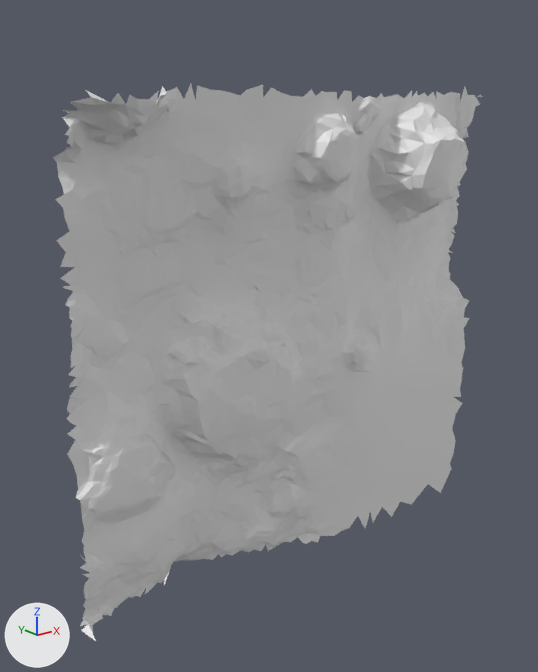
The glTF model moon small_tiles/tile_194.glb as it was, and as the next commit left it.
Before and after are seen from a 50 mm lens placed at (-6.29, 22.84, 4.92), pointed at (-1.59, 28.71, 2.57). Arrows for +X, +Y and +Z are at lower left; the lights stay in place. The picture after the commit comes second. Vertices at exactly the same position are counted once.

The scene before the commit, as lines of its bpy script (objects in view):
```python
me_t194 = bpy.data.meshes.new('t194')
me_t194.from_pydata(...)  # 3783 vertices, 7281 faces; spans x -3.94..1.38, y 27.85..29.17, z -0.12..5.1
ob_t194 = bpy.data.objects.new('t194', me_t194)
ob_t194.location = (0.0, 0.0, 0.0)
```
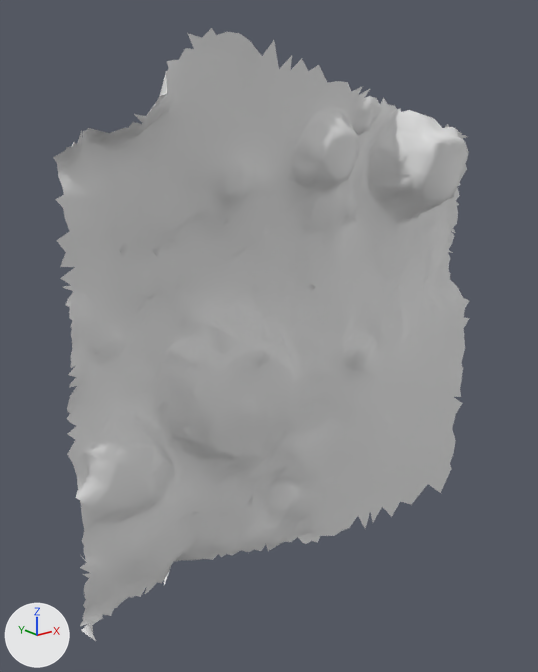
Patch to the scene script:
```diff
--- a/moon small_tiles/tile_194.glb.py
+++ b/moon small_tiles/tile_194.glb.py
@@ me_t194 @@
 # used by ob_t194; location = (0.0, 0.0, 0.0)
-me_t194.from_pydata(...)  # 3783 vertices, 7281 faces; spans x -3.94..1.38, y 27.85..29.17, z -0.12..5.1
+me_t194.from_pydata(...)  # 3717 vertices, 7153 faces; spans x -3.94..1.38, y 27.9..29.17, z -0.12..5.5
+# me_t194 part 1
+# 115 vertices are removed from x -3.89..1.34, y 27.85..28.52, z 4.63..5.1
+# 224 faces are deleted
+# 49 vertices are added at x -3.08..-0.63, y 28.13..28.29, z 5.06..5.5
+# 96 new faces join them
```

Where the change shows, as pixel boxes [x1, y1, x2, y2] in the pictures (538 x 672 px):
't194', reshaped (10% taller)
    before: [53, 84, 482, 641]
    after: [53, 28, 469, 641]
part 1 of me_t194, reshaped
    before: [62, 87, 482, 147]
    after: [162, 28, 371, 102]
